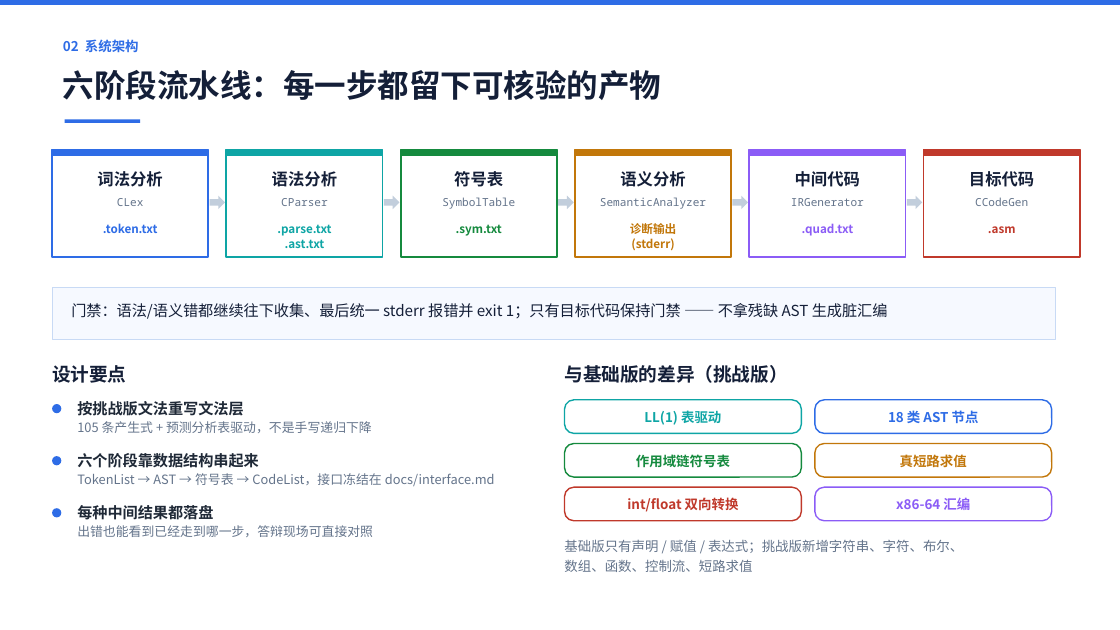
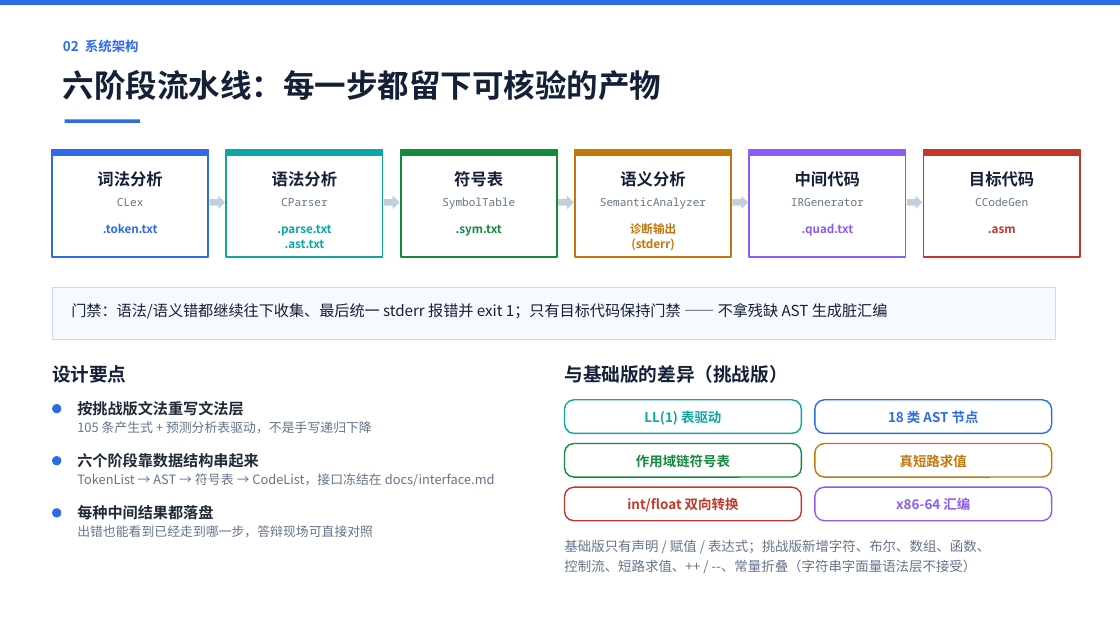
Before and after one commit to 9527-qincheng/MiniCCompiler, a slide deck: slide 3 of docs/MiniC编译器_答辩演示.pptx. Drawn at 1120x630 pixels with LibreOffice and Linux fonts; fonts in the diff are those of the drawing. Boxes give left, top, right and bottom in pixels: in the first picture for what was removed or moved away, otherwise in the second. Text is boxed around its words. In the diff, an @@ line names an element or a change of style, - is before the commit and + after.

Commit message:
docs: 答辩 PPT 逐页复核后的五处口径修正
1. p2 挑战版差异：去掉「新增字符串」——字符串字面量语法层不接受
   （print("hi") 报错），改为如实写「字符、布尔、数组、函数、控制流、
   短路求值、++ / --、常量折叠」
2. p4 语义页：诊断实测 18 例 → 19 例（新增 ok_bool_relational）
3. p4 语法页 AST 代码块：补 UnOp(INC) / UnOp(NOT) 两行，
   让 ++ / -- 与一元运算在 AST 里可见；块高 1.16 → 1.32
4. p13 GUI 页：内建语法手册 10 章 67 条 / 59 条示例 → 68 条 / 60 条
   （实测 node test/book-smoke.js 输出「共 68 条：ok 36 / no 16 /
   limit 8 / info 8」）
5. p5 符号表页：类型表卡片不再写「int / float / bool / char / void」
   （那会让人以为 Types 节有内容），改为如实写「RecType /
   SearchTypeInfoTbl 参考书兼容层」；.sym.txt 实样标注「（空节）」，
   下方加注说明类型内嵌在 VarEntry::m_type、RecType 零调用、
   Types 节恒为空是设计取舍

这五处都是「PPT 上的说法与代码实际行为对不上」，属于答辩会被问住的点。

```diff
--- a/docs/MiniC编译器_答辩演示.pptx
+++ b/docs/MiniC编译器_答辩演示.pptx
@@ text at <box>564,539,990,572</box>: text changed @@
-基础版只有声明 / 赋值 / 表达式；挑战版新增字符串、字符、布尔、
-数组、函数、控制流、短路求值
+基础版只有声明 / 赋值 / 表达式；挑战版新增字符、布尔、数组、函数、
+控制流、短路求值、++ / --、常量折叠（字符串字面量语法层不接受）
```
Also in this commit, not shown: 4 other slides changed.
